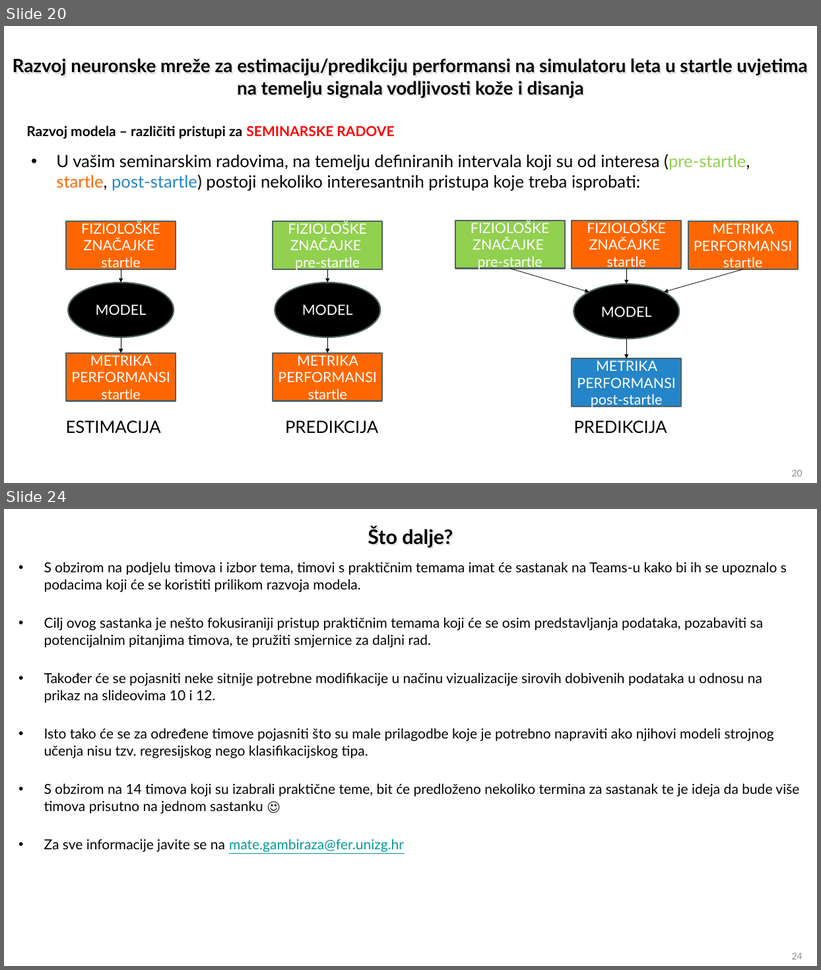
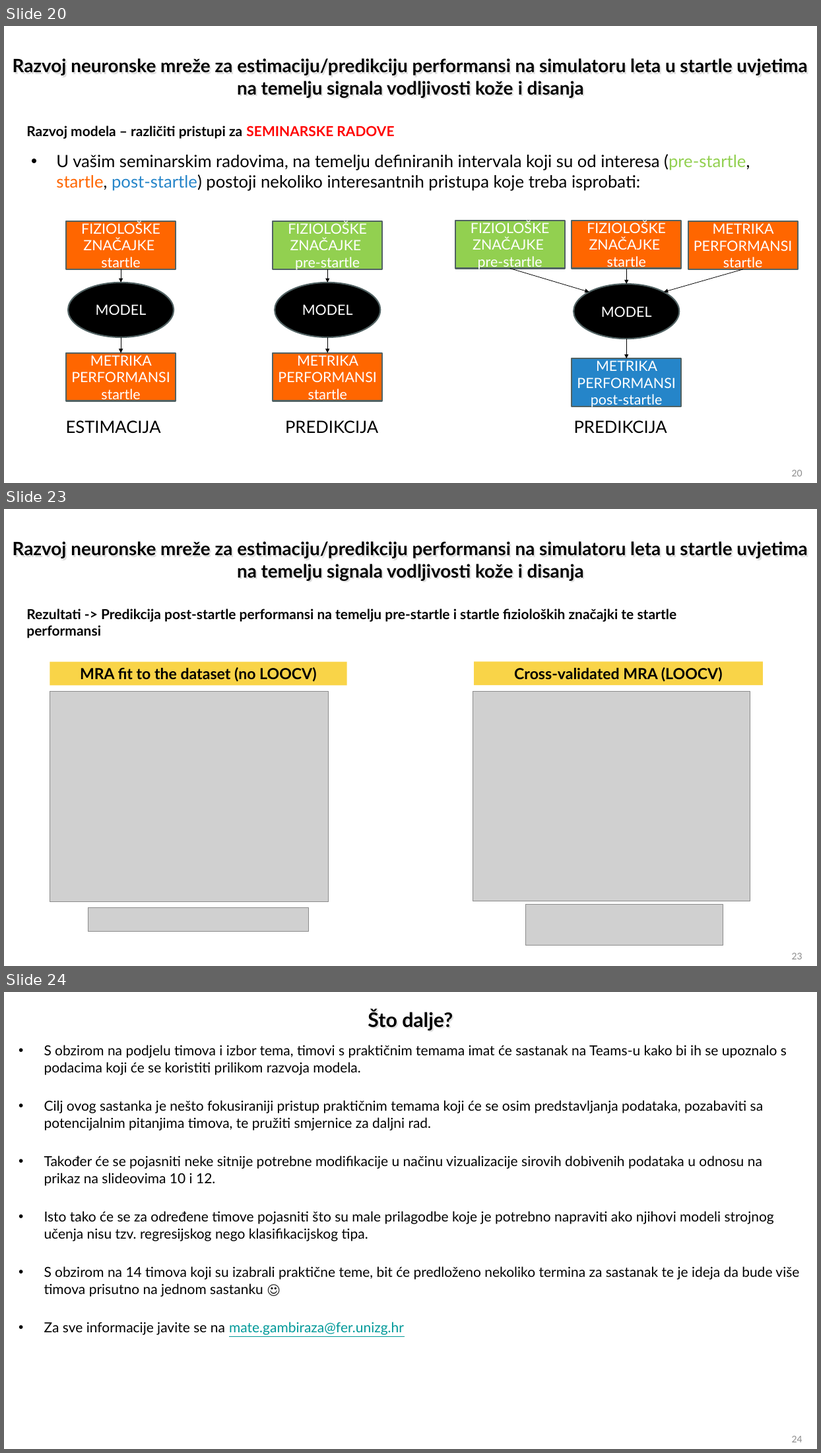
Before and after one commit to florijan127/ost_seminar, a slide deck: OST_2024-25_Predlozak za prakticni seminarski rad_Web (1).pptx. Shown one above the other, each under a label of ours: slides 20 and 24 before the commit, slides 20, 23 and 24 after it; the slides between them are not shown. The pictures are 821x970 and 821x1453 pixels, drawn with LibreOffice and Linux fonts; fonts in the diff are those of the drawing; grey boxes stand for pictures. Boxes give left, top, right and bottom in pixels: in the first picture for what was removed or moved away, otherwise in the second. Text is boxed around its words. In the diff, an @@ line names an element or a change of style, - is before the commit and + after.

Commit message:
add pictures last three slides

```diff
--- a/OST_2024-25_Predlozak za prakticni seminarski rad_Web (1).pptx
+++ b/OST_2024-25_Predlozak za prakticni seminarski rad_Web (1).pptx
@@ slide 23 added at [4, 509, 817, 966], background #FFFFFF @@
@@ title added at [13, 541, 807, 581], 26 pt, text #000000, bold @@
+Razvoj neuronske mreže za estimaciju/predikciju performansi na simulatoru leta u startle uvjetima na temelju signala vodljivosti kože i disanja
@@ text added at [26, 609, 677, 638], 19.6 pt, text #000000, bold @@
+Rezultati -> Predikcija post-startle performansi na temelju pre-startle i startle fizioloških značajki te startle performansi
@@ rectangle added at [50, 662, 347, 685], fill #F9D448, 21.6 pt, text #000000, bold @@
+MRA fit to the dataset (no LOOCV)
@@ rectangle added at [474, 661, 763, 685], fill #F9D448, 21.6 pt, text #000000, bold @@
+Cross-validated MRA (LOOCV)
@@ picture added at [50, 691, 328, 902] @@
@@ picture added at [473, 691, 750, 901] @@
@@ picture added at [88, 908, 309, 931] @@
@@ picture added at [526, 905, 723, 945] @@
@@ page number added at [792, 953, 803, 960], 13 pt, text #8C8C8C @@
+23
```
Also in this commit, not shown: 2 slides changed, 1 slide removed.
